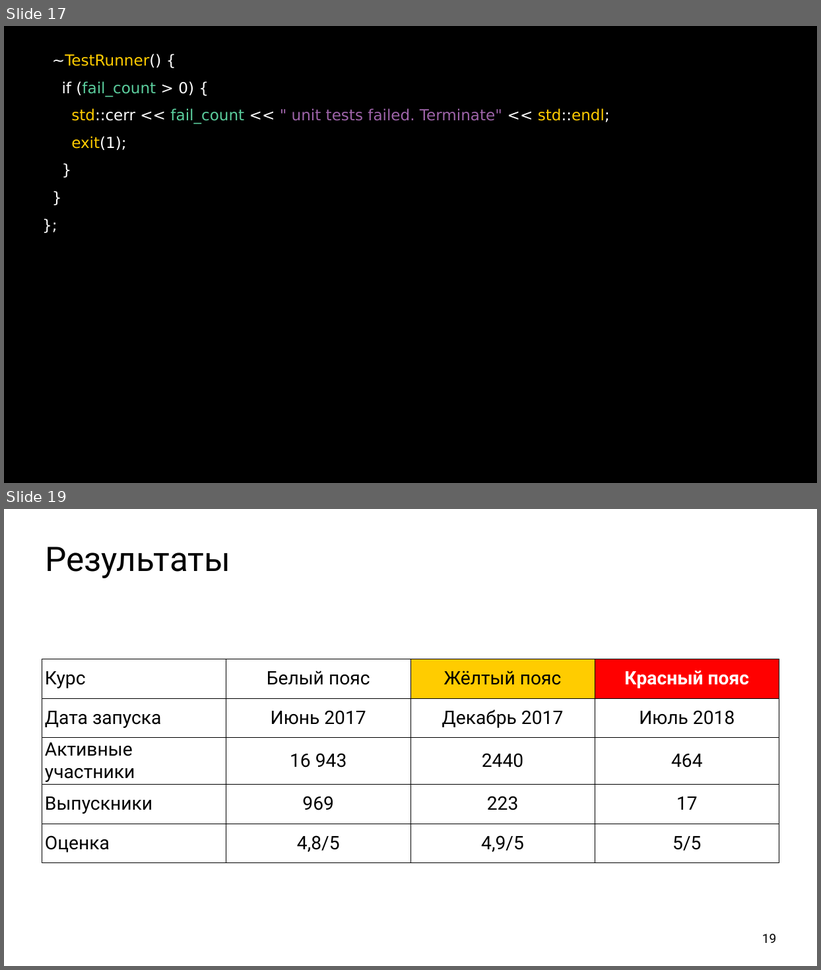
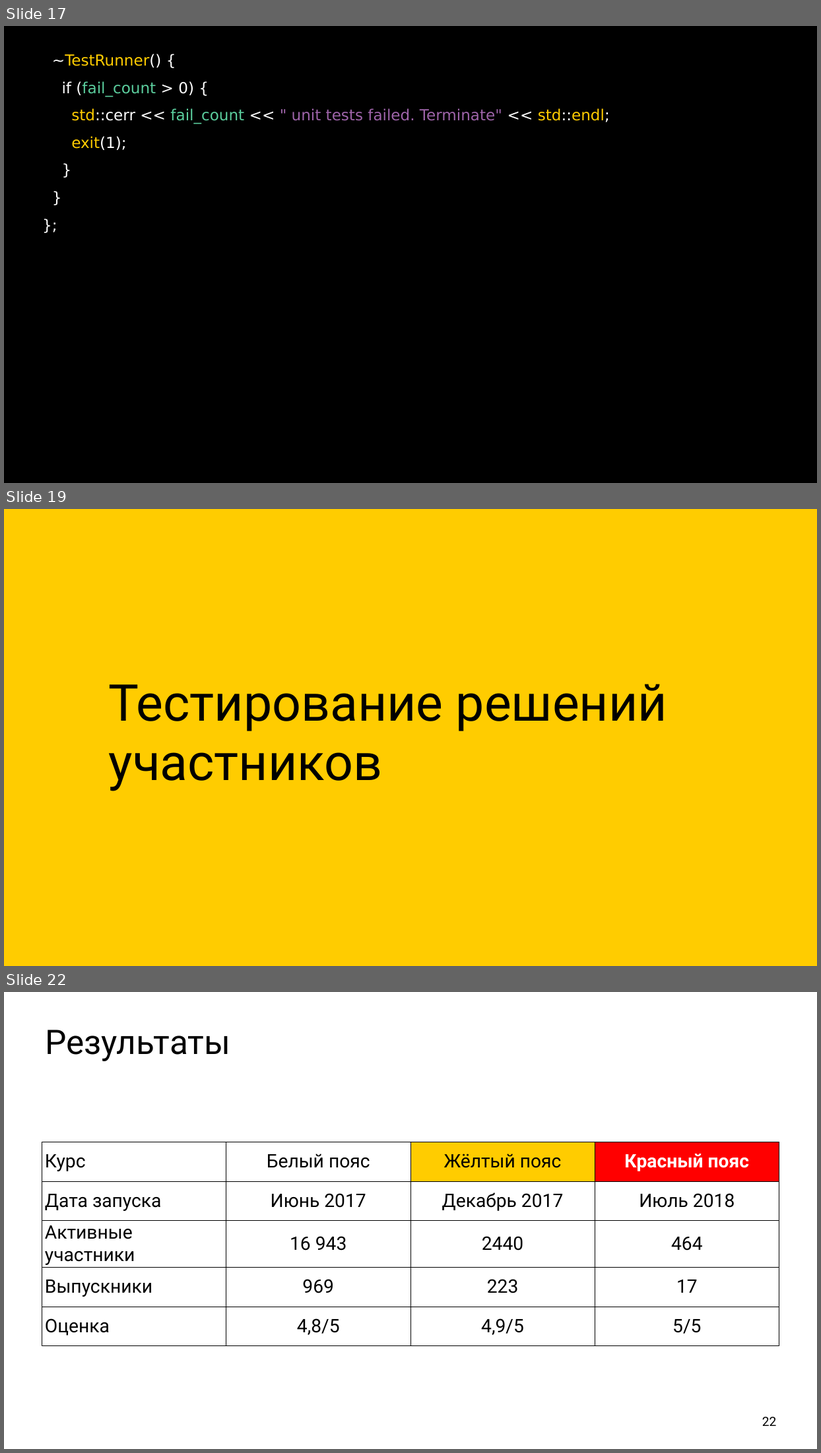
Before and after one commit to ishfb/cpprus18, a slide deck: slides.pptx. Shown one above the other, each under a label of ours: slides 17 and 19 before the commit, slides 17, 19 and 22 after it; the slides between them are not shown. The pictures are 821x970 and 821x1453 pixels, drawn with LibreOffice and Linux fonts; fonts in the diff are those of the drawing; background and template pictures are left out. Boxes give left, top, right and bottom in pixels: in the first picture for what was removed or moved away, otherwise in the second. Text is boxed around its words. In the diff, an @@ line names an element or a change of style, - is before the commit and + after.

```diff
--- a/slides.pptx
+++ b/slides.pptx
@@ slide 19 added at [4, 509, 817, 966], background #FFCC00 @@
@@ title added at [109, 684, 667, 791], 120 pt, text #000000 @@
+Тестирование решений участников
@@ what was slide 19 is now slide 22 @@
@@ page number at [762, 1417, 777, 1426]: text changed @@
-19
+22
```
Also in this commit, not shown: 2 slides changed, 2 other slides added, 1 other file.
